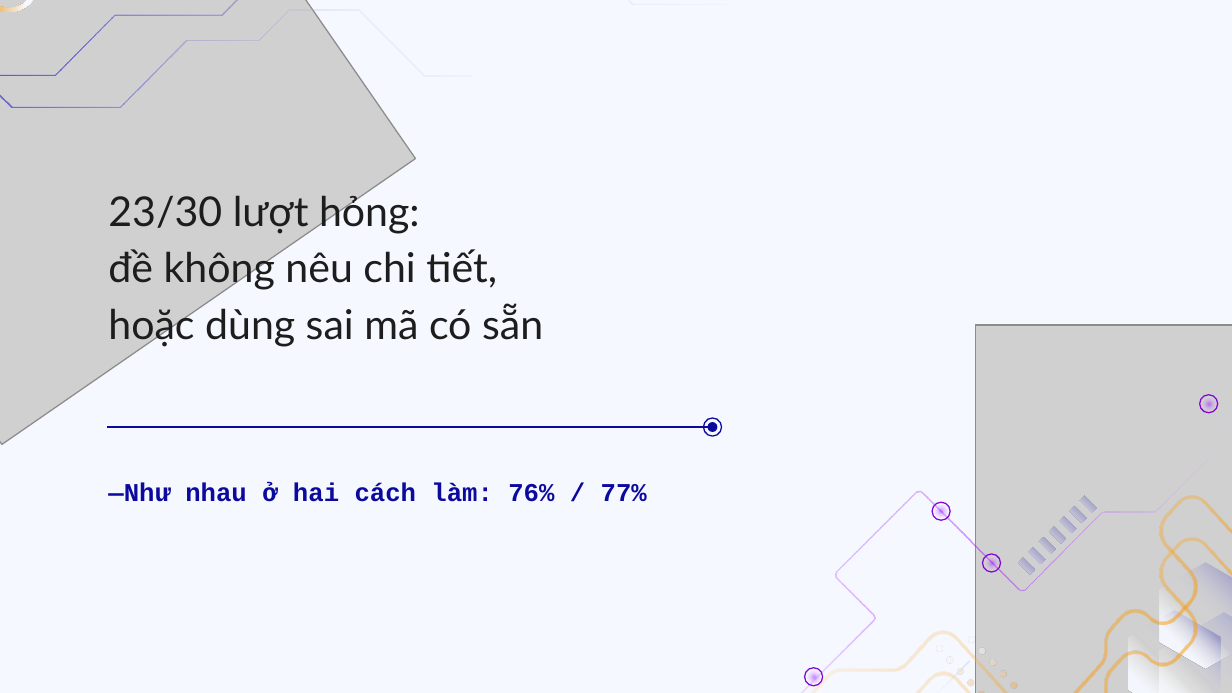
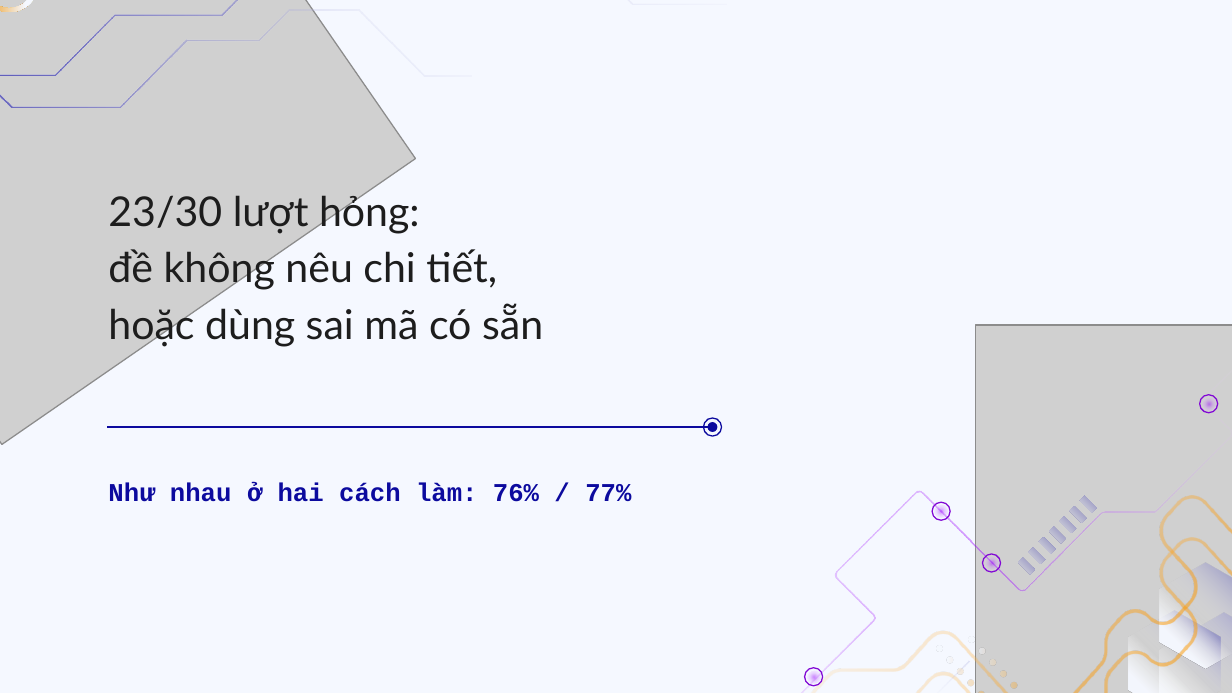
Before and after one commit to doanan293/vipharmind-ai-sdlc-study, a slide deck: slide 22 of docs/presentation/vipharmind-slides.pptx. Drawn at 1232x693 pixels with LibreOffice and Linux fonts; fonts in the diff are those of the drawing; grey boxes stand for pictures. Boxes give left, top, right and bottom in pixels: in the first picture for what was removed or moved away, otherwise in the second. Text is boxed around its words. In the diff, an @@ line names an element or a change of style, - is before the commit and + after.

```diff
--- a/docs/presentation/vipharmind-slides.pptx
+++ b/docs/presentation/vipharmind-slides.pptx
@@ text at [108, 482, 631, 502]: text changed @@
-—Như nhau ở hai cách làm: 76% / 77%
+Như nhau ở hai cách làm: 76% / 77%
```
Also in this commit, not shown: 2 other slides changed, 14 other files.
